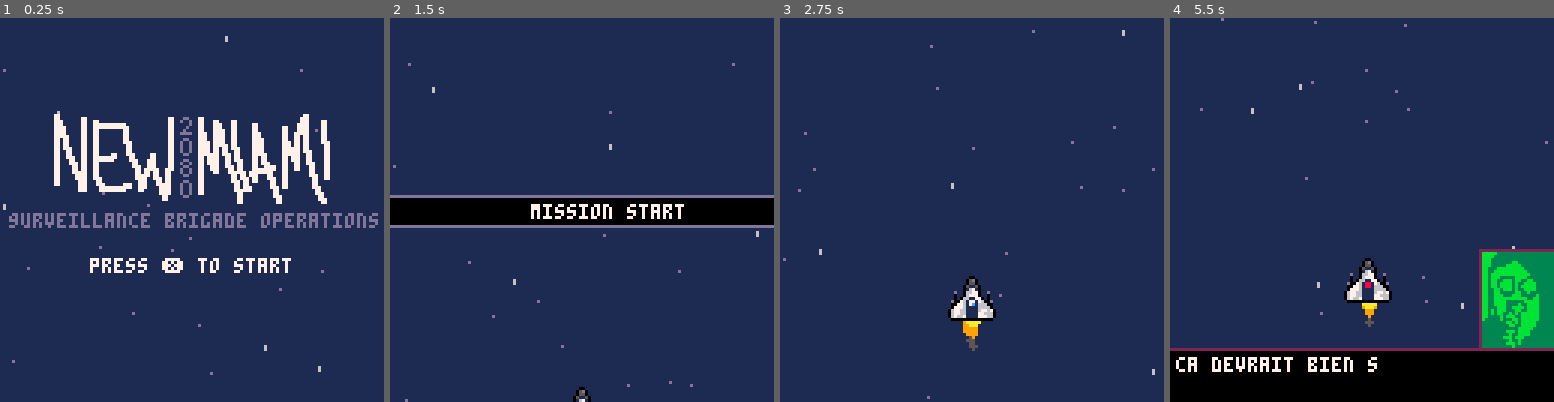
Above: before the commit, frames 1-4 (left to right).
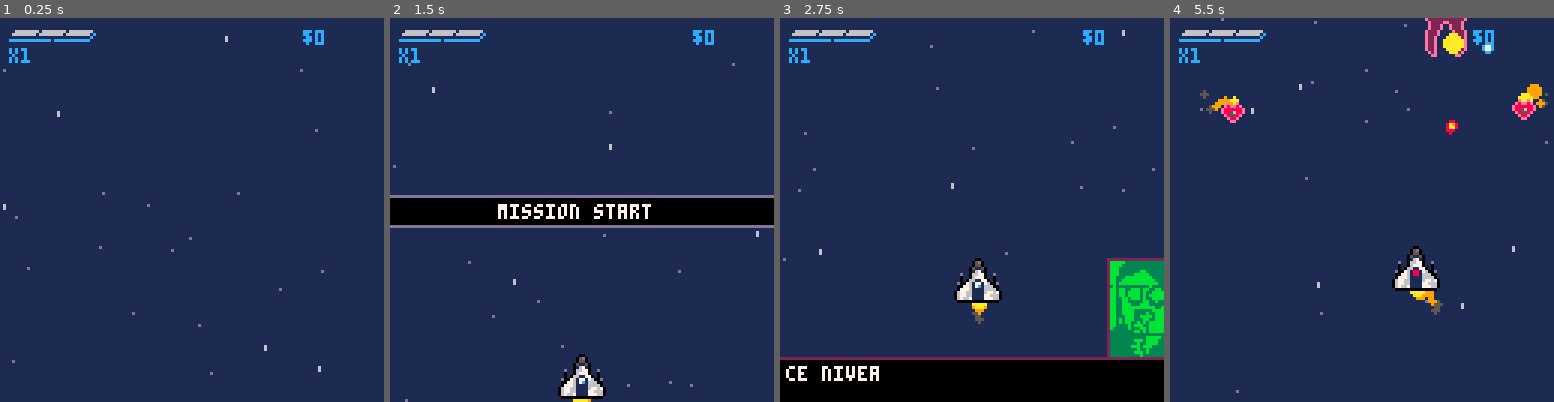
Above: after the commit, the same moments.

Repository: aureliendossantos/new-miami-2080
Game: PICO-8 cartridge miami2080.p8
Two runs of this game, one before a commit and one after it. Both use one fixed random seed, a clock stepped at 60 frames per second and the inputs below.
Inputs:
- Up to frame 1 (0.25 s): no input
- Up to frame 2 (1.5 s): tap X (X key) at 0.33, 1.07 s; tap O (Z key) at 0.7 s
- Up to frame 3 (2.75 s): hold Right 1.6-2.1 s; tap O (Z key) at 1.7, 2.1, 2.5 s; tap X (X key) at 1.85 s; hold Up 2.15-2.42 s; hold Right from 2.47 s (still down)
- Up to frame 4 (5.5 s): tap O (Z key) every 0.4 s from 2.9 to 5.3 s; tap X (X key) at 2.97, 4.08, 5.2 s; release Right at 3.03 s; hold Left 3.08-3.58 s; hold Down 3.63-3.97 s; hold Right 4.02-4.68 s; hold Up 4.73-5.03 s; hold Left from 5.08 s (still down)

The runs differ from the first frame. In frame 1, 9.1% of the frame differs, in the area x 2-99%, y 3-67%; in frame 2, 2.6%; in frame 3, 18%; in frame 4, 24%, in the area x 0-100%, y 0-100%.

Commit message:
bugfixes, update pico

Diff:
--- a/miami2080.p8
+++ b/miami2080.p8
@@ -1,5 +1,5 @@
 pico-8 cartridge // http://www.pico-8.com
-version 26
+version 27
 __lua__
 --new miami 2080
 --surveillance brigade operations
@@ -7,7 +7,7 @@
 function _init()
  first_time_map=true
  cur_threats={}
- stage=0
+ stage=4
  turn=0
  --particles
  dust,dust_front={},{}
@@ -22,8 +22,6 @@
  title_t=0
  dep_mes_i=1
  max_shield_fill=30
- multiplier=0
- calc_multiplier=0
  offset=0
  t=0
  money=0
@@ -41,6 +39,7 @@
 --scene gameover
 function update_gameover()
  if ❎_released and btn(❎) then
+ 	got_game_over=true
  	init_map()
   _upd=update_map
   _drw=draw_map
@@ -288,6 +287,8 @@
    music(7)
   end
  end
+ multiplier=0
+ calc_multiplier=0
  bullets={}
  e_bullets={}
  enemies={}
@@ -320,7 +321,9 @@
 end
 
 function wave_manager()
-	if stage==0 then
+	if p.life==-120 then
+	 init_bubble()
+	elseif stage==0 then
 	 update_title()
 	elseif wave==0 then
 	 update_stage_start()
@@ -331,8 +334,7 @@
 		end
 	elseif (not text_mode
 	and wave==#stages[stage]+1
-	and #enemies==0)
-	or p.life==-120 then
+	and #enemies==0) then
 		wave+=1
 		notif_t=0
 	 notif_text="mission complete"
@@ -610,7 +612,7 @@
    frequency=8,
    duration=25,
    damage=12,
-   sfx=13,
+   sfx=0,
    anim={30},
    x1=0,y1=1,
    w=6,h=6,
@@ -622,7 +624,7 @@
    frequency=8,
    duration=25,
    damage=15,
-   sfx=13,
+   sfx=0,
    anim={29},
    x1=1,y1=0,
    w=5,h=7,
@@ -1405,6 +1407,7 @@
   if not got_game_over then
    next_turn()
   end
+  got_game_over=false
  end
 
  if processed==0 and not first_time_map then
